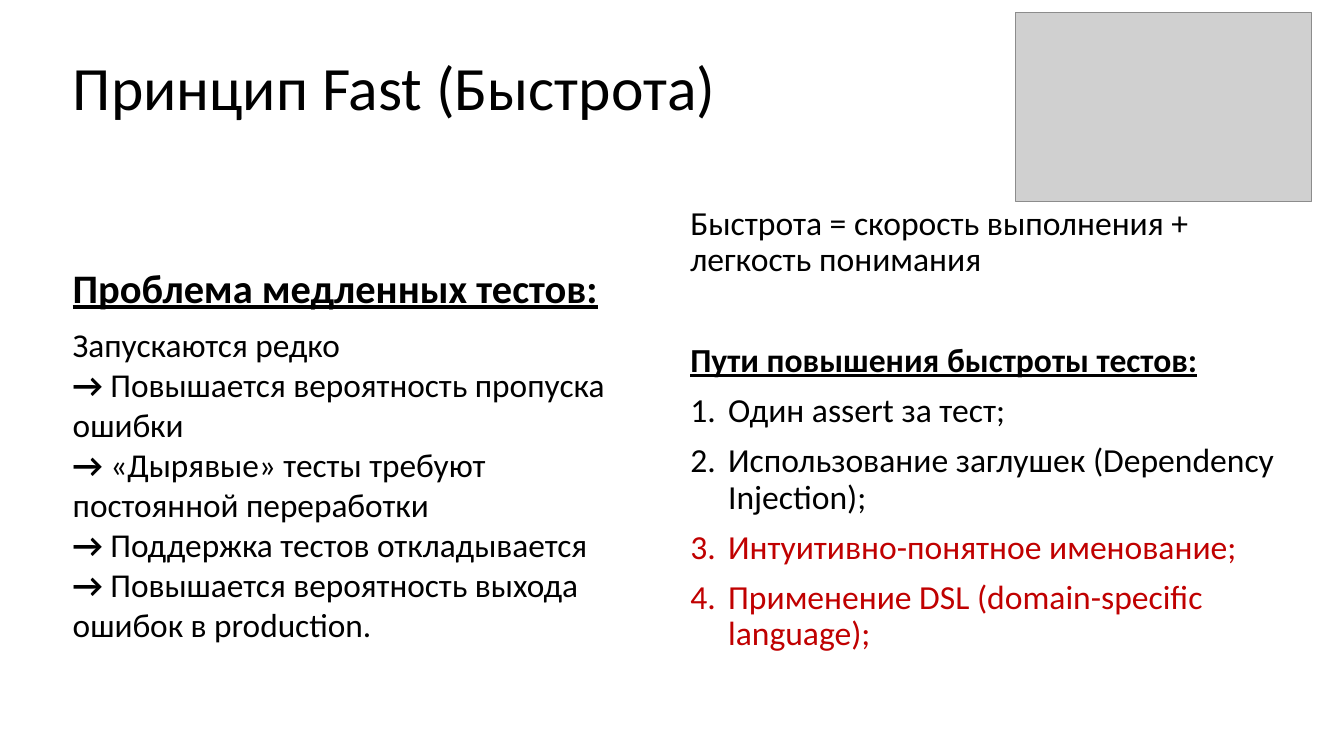
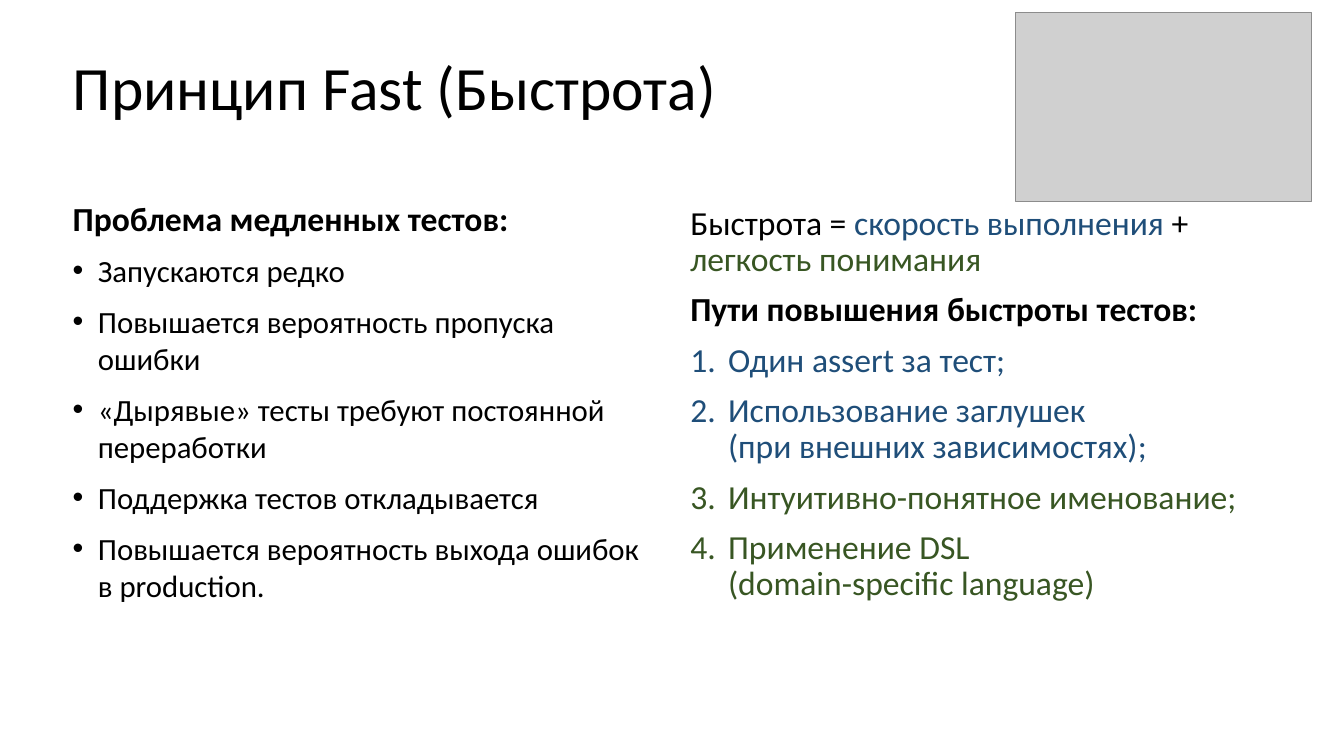
Before and after one commit to xtrueman/prog_instruments, a slide deck: slide 13 of presentations/UnitTests.pptx (slide 15 before the commit). Drawn at 1344x756 pixels with LibreOffice and Linux fonts; fonts in the diff are those of the drawing; grey boxes stand for pictures. Boxes give left, top, right and bottom in pixels: in the first picture for what was removed or moved away, otherwise in the second. Text is boxed around its words. In the diff, an @@ line names an element or a change of style, - is before the commit and + after.

```diff
--- a/presentations/UnitTests.pptx
+++ b/presentations/UnitTests.pptx
@@ text "Проблема медленных тестов:": place and size @@
-text "Проблема медленных тестов:" at [73,275,605,643]
+text "Проблема медленных тестов:" at [73,208,639,602]
@@ text at [73,208,509,237]: size 28.9 to 24 pt, underline off in "Проблема медленных тестов:"; line spacing 0.7 to 1; more space between paragraphs @@
@@ text at [690,213,1236,515]: text colour #000000 to #1F4E79 in "скорость выполнения", "Один assert за тест;"; text colour #000000 to #385723 in "легкость понимания"; underline off in "Пути повышения быстроты тестов:"; text colour #C00000 to #385723 in "Интуитивно-понятное именование;"; more space between paragraphs @@
@@ text at [98,262,639,602]: text changed; size 23.8 to 22 pt @@
-Запускаются редко
-→ Повышается вероятность пропуска ошибки
-→ «Дырявые» тесты требуют постоянной переработки
-→ Поддержка тестов откладывается
-→ Повышается вероятность выхода ошибок в production.
+• Запускаются редко
+• Повышается вероятность пропуска ошибки
+• «Дырявые» тесты требуют постоянной переработки
+• Поддержка тестов откладывается
+• Повышается вероятность выхода ошибок в production.
@@ text at [728,400,1147,464]: text changed; text colour #000000 to #1F4E79 @@
-2. Использование заглушек (Dependency Injection);
+2. Использование заглушек
+   (при внешних зависимостях);
@@ text at [728,537,1094,601]: text changed; text colour #C00000 to #385723 @@
-4. Применение DSL (domain-specific language);
+4. Применение DSL
+   (domain-specific language)
```
Also in this commit, not shown: 87 other slides changed, 1 slide added, 2 slides removed.
